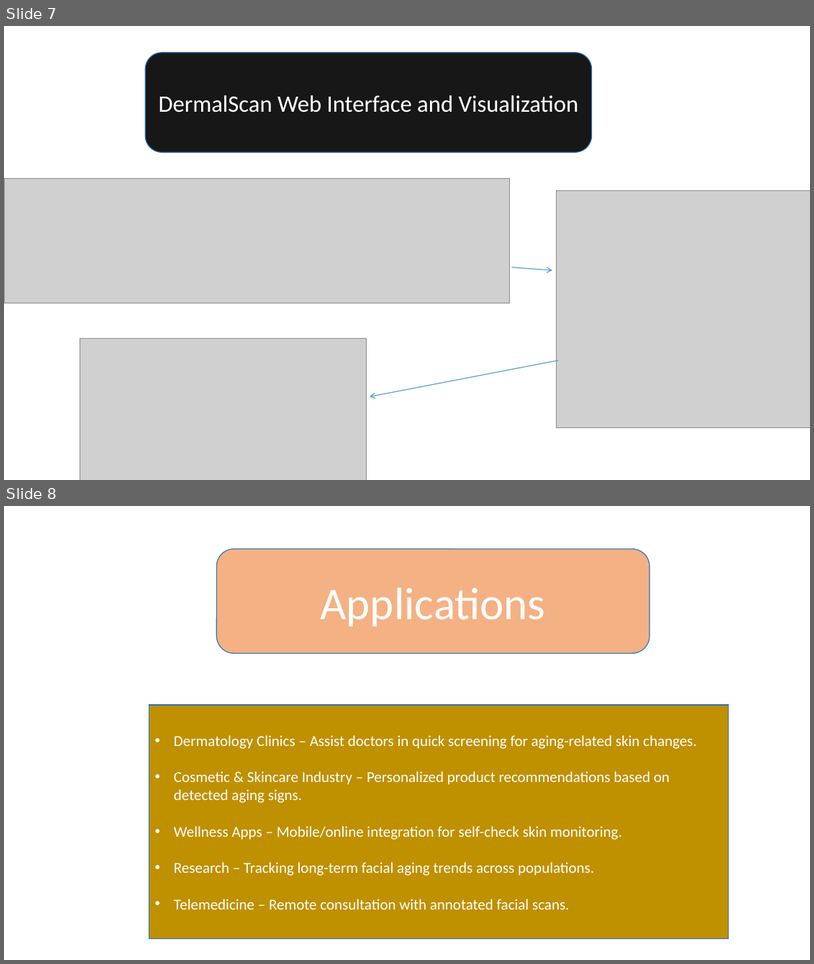
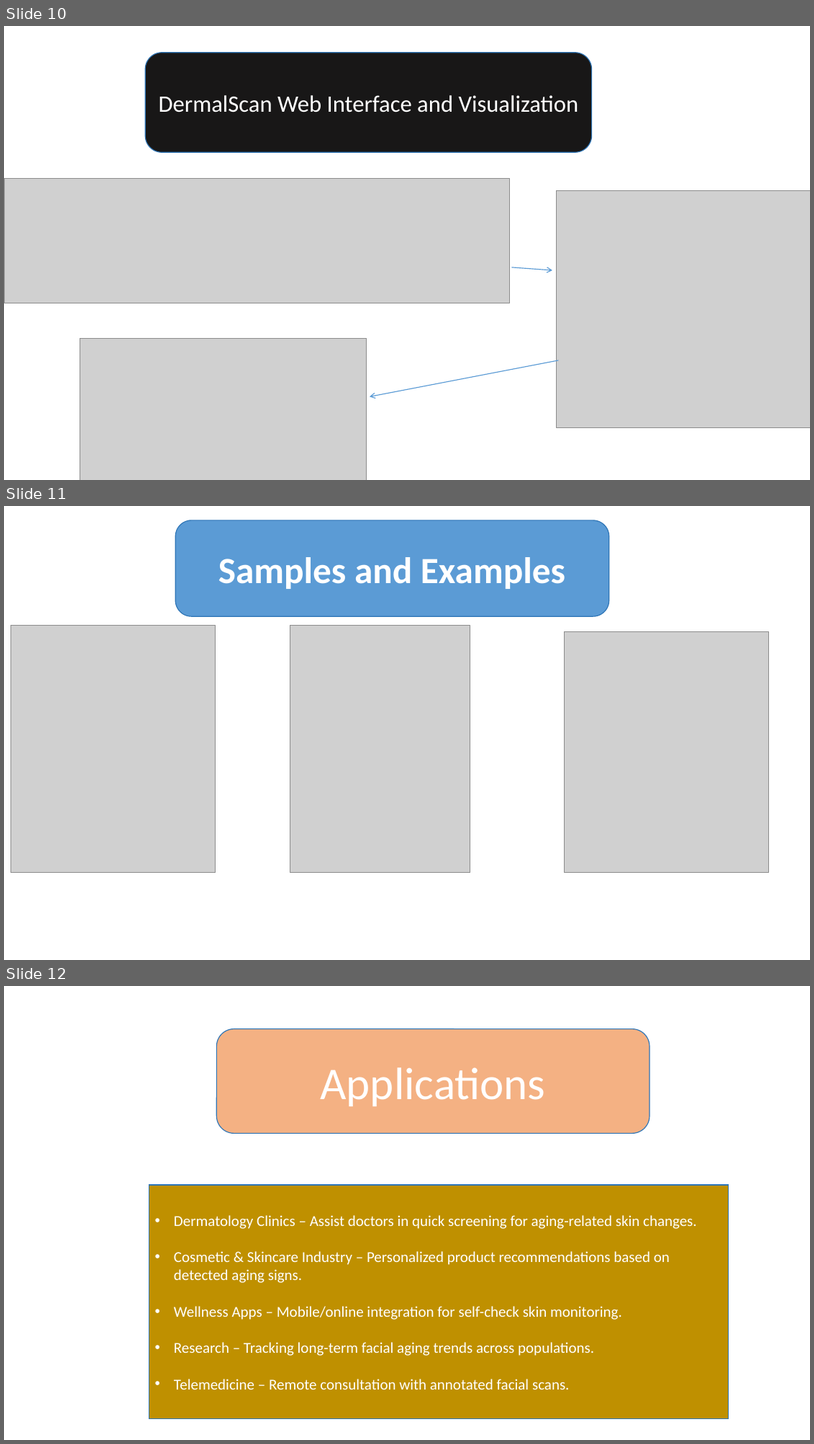
Before and after one commit to SpringBoardMentor0781j/Dermal_Scan_Project_2025, a slide deck: docs/Presentation1.pptx. Shown one above the other, each under a label of ours: slides 7 and 8 before the commit, slides 10, 11 and 12 after it. The pictures are 814x964 and 814x1444 pixels, drawn with LibreOffice and Linux fonts; fonts in the diff are those of the drawing; grey boxes stand for pictures; background and template pictures are left out. Boxes give left, top, right and bottom in pixels: in the first picture for what was removed or moved away, otherwise in the second. Text is boxed around its words. In the diff, an @@ line names an element or a change of style, - is before the commit and + after.

```diff
--- a/docs/Presentation1.pptx
+++ b/docs/Presentation1.pptx
@@ slide 11 added at [4,506,810,960], background picture (left out) @@
@@ rounded rectangle added at [176,520,610,617], fill #5B9BD5, outline #2E75B6 1 pt, 44 pt, text #FFFFFF, bold @@
+Samples and Examples
@@ picture added at [10,626,215,872] @@
@@ picture added at [290,626,470,872] @@
@@ picture added at [565,632,769,872] @@
@@ what was slide 7 is now slide 10 @@
@@ what was slide 8 is now slide 12 @@
```
Also in this commit, not shown: 1 slide changed, 3 other slides added, 1 other file.
